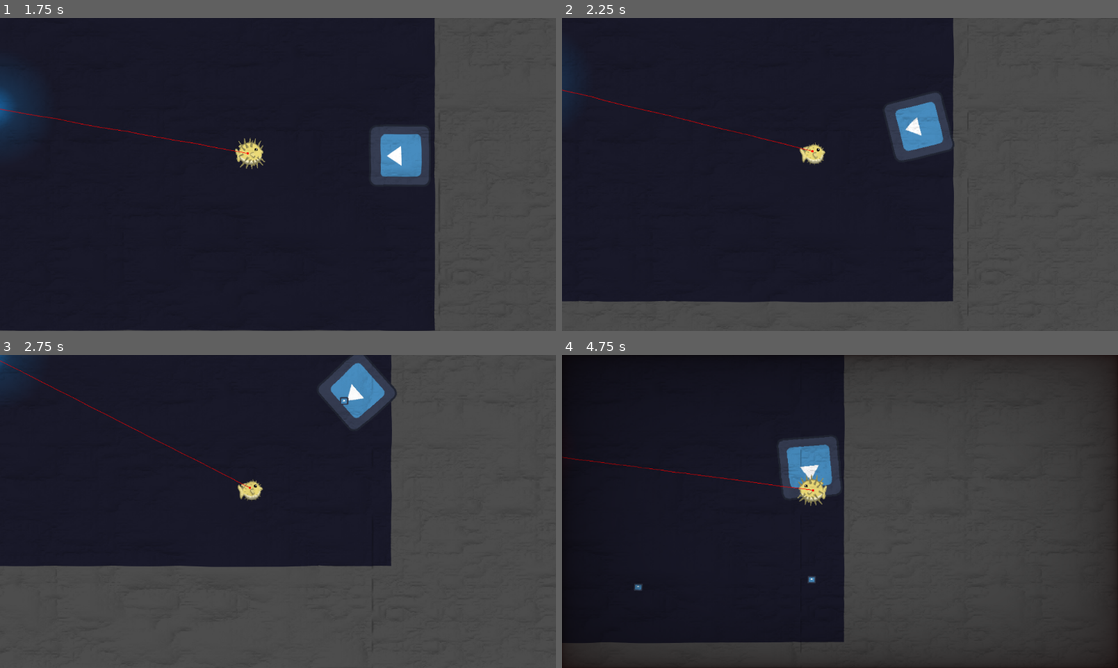
Above: before the commit, frames 1-4 (two rows, left to right).
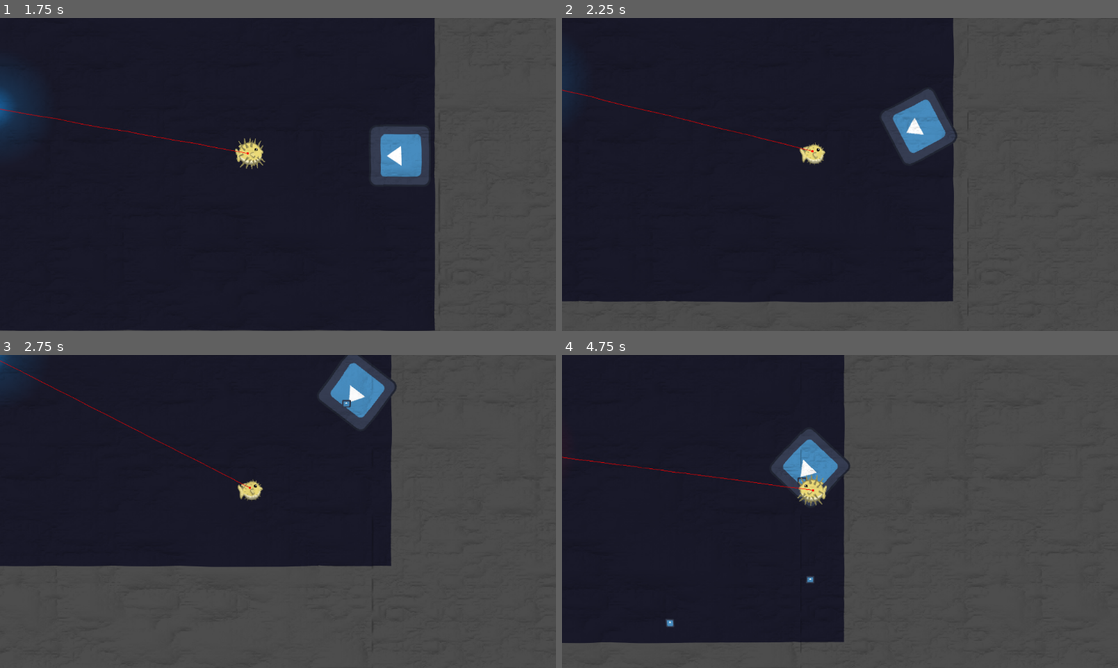
Above: after the commit, the same moments.

Repository: Chestrade/pixel-jam-2024
Game: Godot game, scene res://Scenes/main_menu.tscn
Same seed, same stepped clock (60 frames per second), same inputs: the game is played once before the commit and once after it. The engine's default icon, where the game draws it, is replaced by a stand-in: a white triangle on a blue panel in a dark square.
Inputs:
- Up to frame 1 (1.75 s): click "Play" at 0.5 s; hold Right (swim_right) from 1.28 s (still down); hold Shift (dash) from 1.28 s (still down)
- Up to frame 2 (2.25 s): release Right (swim_right) at 2.03 s; release Shift (dash) at 2.03 s; hold Down (swim_down) from 2.03 s (still down); tap Space (inflate) at 2.1 s
- Up to frame 3 (2.75 s): keep holding Down (swim_down)
- Up to frame 4 (4.75 s): release Down (swim_down) at 2.78 s; hold Right (swim_right) 2.78-3.53 s; hold J 2.78-3.53 s; hold W (swim_up) 3.53-4.28 s; tap Shift (dash) at 3.6 s; hold Left (swim_left) from 4.28 s (still down); hold Space (inflate) from 4.28 s (still down)

Frame 1 is identical in both runs. In frame 2, 0.6% of the frame differs, in the area x 57-72%, y 22-47%; in frame 3, 0.5%; in frame 4, 11%, in the area x 0-100%, y 0-100%.

Commit message:
Messed up last commit. One day I will learn how to use git properly

Diff:
--- a/Characters/angler_fish.tscn
+++ b/Characters/angler_fish.tscn
@@ -6,6 +6,7 @@
 [ext_resource type="AudioStream" uid="uid://dotvd8qnw4tq2" path="res://Audio/SFX/Water_Underwater_Angler_01.ogg" id="4_2te46"]
 [ext_resource type="AudioStream" uid="uid://k2mcwfrwub7g" path="res://Audio/SFX/Horror_02.ogg" id="4_nd6ju"]
 [ext_resource type="AudioStream" uid="uid://setakoi0rpqa" path="res://Audio/SFX/Water_Underwater_Angler_02.ogg" id="5_j50rw"]
+[ext_resource type="PackedScene" uid="uid://beccm3f1kjqdl" path="res://Environement/Killzone.tscn" id="7_l1yl8"]
 
 [sub_resource type="AudioStreamRandomizer" id="AudioStreamRandomizer_ma3fo"]
 playback_mode = 1
@@ -43,6 +44,9 @@
 
 [sub_resource type="CircleShape2D" id="CircleShape2D_a1d40"]
 radius = 17.0
+
+[sub_resource type="CircleShape2D" id="CircleShape2D_youwe"]
+radius = 11.0454
 
 [node name="Angler Fish" type="CharacterBody2D" node_paths=PackedStringArray("nav_agent")]
 collision_layer = 4
@@ -115,6 +119,12 @@
 shape = SubResource("CircleShape2D_a1d40")
 debug_color = Color(0, 0.643137, 0, 0.419608)
 
+[node name="Killzone" parent="." instance=ExtResource("7_l1yl8")]
+
+[node name="CollisionShape2D" type="CollisionShape2D" parent="Killzone"]
+shape = SubResource("CircleShape2D_youwe")
+debug_color = Color(0.993136, 0, 0.242055, 0.42)
+
 [connection signal="timeout" from="Navigation/Timer" to="." method="_on_timer_timeout"]
 [connection signal="area_entered" from="Agro Range/AgroRange" to="." method="_on_de_agro_range_area_entered"]
 [connection signal="area_exited" from="Agro Range/AgroRange" to="." method="_on_area_2d_area_exited"]
--- a/Characters/player_blowfish.tscn
+++ b/Characters/player_blowfish.tscn
@@ -74,6 +74,9 @@
 wait_time = 2.0
 one_shot = true
 
+[node name="InvincibilityCooldown" type="Timer" parent="."]
+one_shot = true
+
 [node name="Trash Pickup Area" type="Area2D" parent="." groups=["Player"]]
 collision_layer = 2
 collision_mask = 8
--- a/Scripts/AudioManager.gd
+++ b/Scripts/AudioManager.gd
@@ -24,7 +24,7 @@
 	SetDangerLevel(DangerLevel.LOW)
 
 
-func _process(delta: float) -> void:
+func _process(_delta: float) -> void:
 	#calculate distance between player and angler
 	enemyDistance = player.position.distance_to(anglerFish.position)
 	#print(enemyDistance)
--- a/Scripts/HealthVignette.gd
+++ b/Scripts/HealthVignette.gd
@@ -8,7 +8,7 @@
 func _ready() -> void:
 	shader_value = 0.0
 
-func _process(delta: float) -> void:
+func _process(_delta: float) -> void:
 	playerHealth = float(player.health)
 	var invertedPlayerHealth : float = 100 - playerHealth
 	shader_value = lerp(shader_value, invertedPlayerHealth/100, speed)
--- a/Scripts/UI/pauseMenu.gd
+++ b/Scripts/UI/pauseMenu.gd
@@ -7,7 +7,7 @@
 func _ready() -> void:
 	hide()
 
-func _process(delta: float) -> void:
+func _process(_delta: float) -> void:
 	if Input.is_action_just_pressed("pause"):
 		if isPaused:
 			toggleMenu()
--- a/Scripts/angler_fish.gd
+++ b/Scripts/angler_fish.gd
@@ -157,6 +157,6 @@
 		#SetState(STATE.EAT)
 
 
-func _on_de_agro_range_area_entered(area: Area2D) -> void:
+func _on_de_agro_range_area_entered(_area: Area2D) -> void:
 	SetState(STATE.CHASE)
 	pass # Replace with function body.
--- a/Scripts/player_blowfish.gd
+++ b/Scripts/player_blowfish.gd
@@ -102,12 +102,13 @@
 		on_spikes_retracted.emit()
 
 func takeDamage(damage : int) -> void:
-	health -= damage
+	if $InvincibilityCooldown.is_stopped():
+		health -= damage
+		$InvincibilityCooldown.start()
 	# print("Player health = " + str(health))
 	if health <= 0:
 		health = 0
 		get_tree().change_scene_to_file("res://Scenes/game_over_scene.tscn")
 
-
 func _on_sink_timer_timeout() -> void:
 	is_sinking = true
--- a/Scripts/wall_plant.gd
+++ b/Scripts/wall_plant.gd
@@ -2,25 +2,29 @@
 
 ## The parent node of the bullets that this object will instantiate
 @export var main : Node
-
-@export var defaultLookAtPosition : Node
+@export var defaultLookAtPosition : Node2D
 @export var projectileSpawnPosition : Marker2D
 
 @onready var projectile = load("res://Characters/projectile.tscn")
 
-var target
+var ROT_SPEED : float = 0.1
+var defaultRotation : float
+var target : Node2D
+var target_next_position : Vector2
 
 var playerDetected : bool = false
 
 func _ready() -> void:
+	defaultRotation = rotation
 	target = defaultLookAtPosition
 
 func _physics_process(_delta: float) -> void:
 	if target == null:
 		return
 	else:
-		look_at(target.position)
-		rotate(PI/2)
+		target_next_position = target.position + 0.5 * target.velocity
+		rotation = lerp_angle(rotation, (target_next_position - position).angle() + PI/2, ROT_SPEED)
+		rotation = clamp(rotation,-PI/2 + defaultRotation, PI/2 + defaultRotation)
 
 func Shoot() -> void:
 	var instance = projectile.instantiate()
Not shown: 1 places in Characters/angler_fish.tscn that only renumber resources
